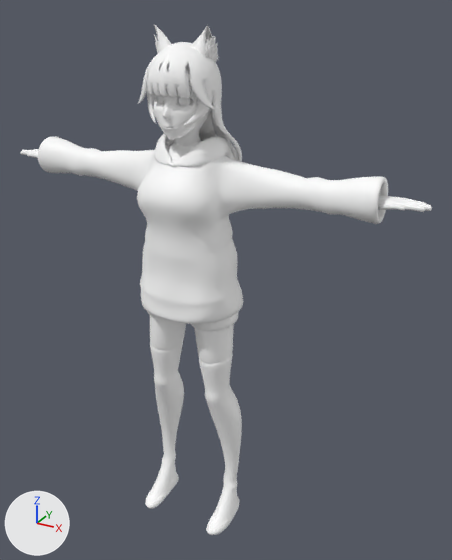
The glTF model DirectXdesu/Resources/obj/fox/fox.gltf, before and after one commit.
One viewpoint serves both versions: a 50 mm lens placed at (1.5, -2.35, 2.62), pointed at (0.12, 0.17, 1.36). Arrows for +X, +Y and +Z are at lower left; the lights stay in place. The picture after the commit comes second.

Script lines for the objects in view, before the commit:
```python
mat_material_001 = principled_material('Material.001')
mat_material_001.base_color = (1.0, 1.0, 1.0)  # white #ffffff
me_plane_003 = bpy.data.meshes.new('Plane.003')
me_plane_003.from_pydata(...)  # 34602 vertices, 68625 faces; spans x -1.08..1.08, y -0.2..0.31, z 0.0..2.54
me_plane_003.materials.append(mat_material_001)  # white #ffffff
ob_0_body = bpy.data.objects.new('0_body', me_plane_003)
ob_0_body.location = (0.0, 0.0, 0.0)
```
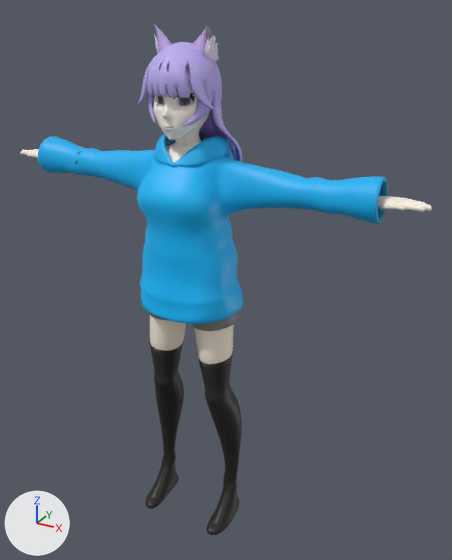
The change, as a diff of the scene's bpy script:
```diff
--- a/DirectXdesu/Resources/obj/fox/fox.gltf.py
+++ b/DirectXdesu/Resources/obj/fox/fox.gltf.py
@@ img_texfox_png_001 @@
+img_texfox_png_001 = load_image('texfox.png.001', 'texfox.png', 2048, 2048, 'sRGB')
@@ mat_material_001 @@
 mat_material_001 = principled_material('Material.001')
-mat_material_001.base_color = (1.0, 1.0, 1.0)  # white #ffffff
+mat_material_001.texture = img_texfox_png_001
```

Location of each change, [x1, y1, x2, y2] in pixels of the pictures (452 x 560 px):
'0_body', surface changed (darker): [21, 25, 432, 535] in both
